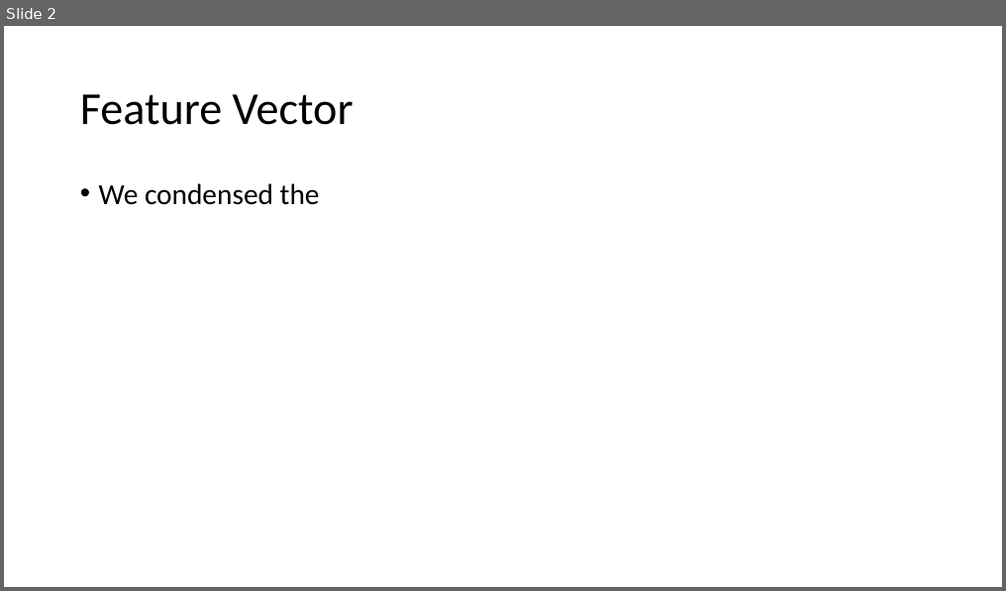
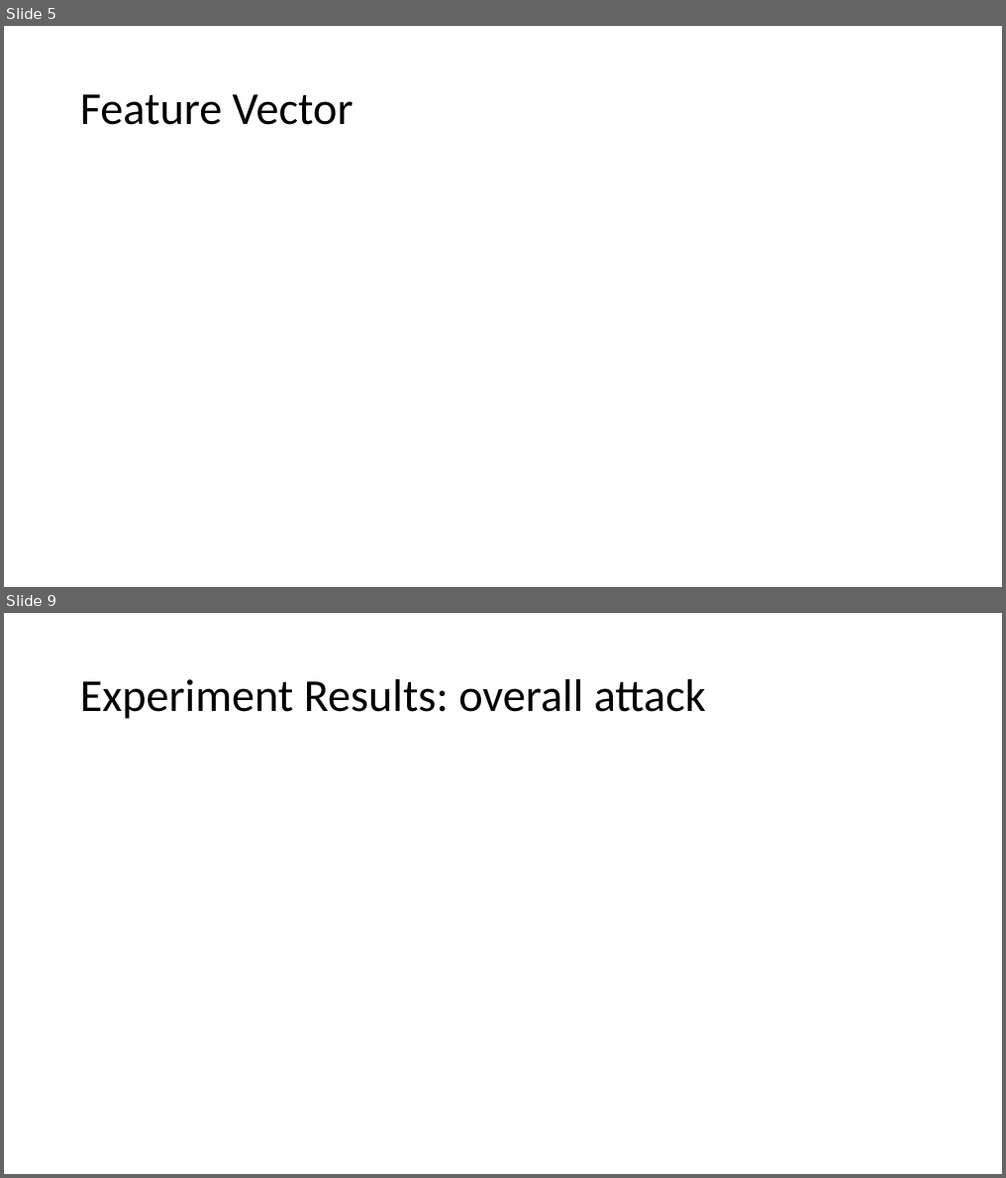
Before and after one commit to liangwangENST/SR2I208-Detection-Malicious-data, a slide deck: slide/Presentation.pptx. Shown one above the other, each under a label of ours: slide 2 before the commit, slides 5 and 9 after it; the slides between them are not shown. The pictures are 1006x591 and 1006x1178 pixels, drawn with LibreOffice and Linux fonts; fonts in the diff are those of the drawing. Boxes give left, top, right and bottom in pixels: in the first picture for what was removed or moved away, otherwise in the second. Text is boxed around its words. In the diff, an @@ line names an element or a change of style, - is before the commit and + after.

```diff
--- a/slide/Presentation.pptx
+++ b/slide/Presentation.pptx
@@ slide 9 added at (4,613,1002,1174), background #FFFFFF @@
@@ title added at (80,679,706,719), 44 pt, text #000000 @@
+Experiment Results: overall attack
@@ what was slide 2 is now slide 5 @@
@@ slide 5 changed as well @@
@@ text removed at (99,183,320,205) @@
-• We condensed the
```
Also in this commit, not shown: 10 other slides added, 1 slide removed, 4 other files.
